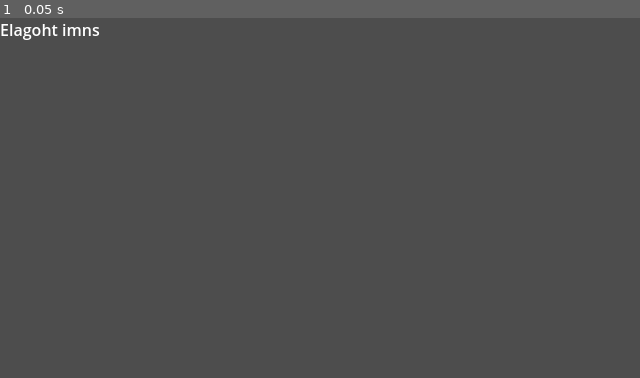
Above: before the commit, frame 1.
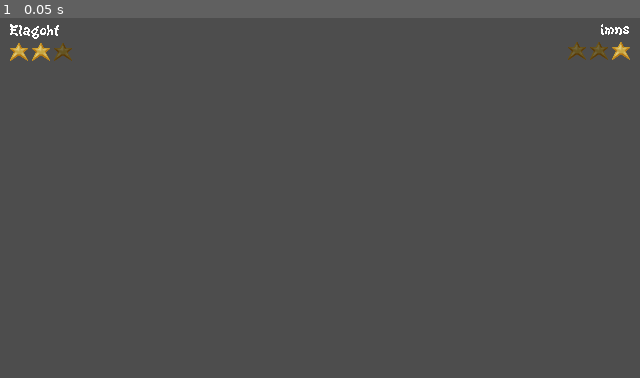
Above: after the commit, the same moment.

Repository: Elagoht/TetraBros
Game: Godot game, scene res://hud/scoreboard/ScoreBoard.tscn
Same seed, same stepped clock (60 frames per second), same inputs: the game is played once before the commit and once after it. This scene is started directly instead of the project's main scene.
Inputs:
- Up to frame 1 (0.05 s): no input

The runs differ from the first frame. In frame 1, 0.8% of the frame differs, in the area x 0-99%, y 1-12%.

Commit message:
feat: enhance player HUD with alignment adjustments and theme integration

Diff:
--- a/hud/scoreboard/ScoreBoard.tscn
+++ b/hud/scoreboard/ScoreBoard.tscn
@@ -8,20 +8,21 @@
 anchors_preset = 0
 script = ExtResource("1_eipgc")
 
-[node name="AspectRatioContainer" type="AspectRatioContainer" parent="."]
-layout_mode = 0
-offset_right = 40.0
-offset_bottom = 40.0
-
-[node name="HBoxContainer" type="HBoxContainer" parent="AspectRatioContainer"]
+[node name="PlayerHUD" parent="." instance=ExtResource("1_hojm0")]
 layout_mode = 2
-
-[node name="PlayerHUD" parent="AspectRatioContainer/HBoxContainer" instance=ExtResource("1_hojm0")]
-layout_mode = 2
+offset_left = 10.0
+offset_top = 5.0
+offset_right = 68.0
+offset_bottom = 32.0
 player_name = "Elagoht"
 
-[node name="Player2HUD" parent="AspectRatioContainer/HBoxContainer" instance=ExtResource("1_hojm0")]
+[node name="Player2HUD" parent="." instance=ExtResource("1_hojm0")]
 layout_mode = 2
+offset_left = 568.0
+offset_top = 4.0
+offset_right = 626.0
+offset_bottom = 31.0
+alignment = 2
 player_name = "imns"
 id = 1
 revert = true
--- a/hud/scoreboard/player_hud.gd
+++ b/hud/scoreboard/player_hud.gd
@@ -7,6 +7,8 @@
 
 func _ready() -> void:
 	$PlayerName.text = player_name
+	if revert:
+		$PlayerName.horizontal_alignment = 2
 
 func update_score(new_score: int) -> void:
 	var stars = []
@@ -19,9 +21,9 @@
 	if revert:
 		stars.reverse()
 
-	clear_container($StarsContainer)
+	clear_container($Stars)
 	for star in stars:
-		$StarsContainer.add_child(star)
+		$Stars.add_child(star)
 
 func clear_container(container: Control) -> void:
 	for child in container.get_children():
--- a/hud/scoreboard/player_hud.tscn
+++ b/hud/scoreboard/player_hud.tscn
@@ -1,12 +1,19 @@
-[gd_scene load_steps=2 format=3 uid="uid://kki1dbdcnjfp"]
+[gd_scene load_steps=4 format=3 uid="uid://kki1dbdcnjfp"]
 
 [ext_resource type="Script" uid="uid://dk6lhq52t2x0n" path="res://hud/scoreboard/player_hud.gd" id="1_11wgq"]
+[ext_resource type="FontFile" uid="uid://lawbeh6q3yw7" path="res://fonts/KiwiSoda.ttf" id="2_i3tah"]
+
+[sub_resource type="Theme" id="Theme_lbb38"]
+default_font = ExtResource("2_i3tah")
 
 [node name="PlayerHUD" type="VBoxContainer"]
+offset_right = 320.0
+offset_bottom = 64.0
 script = ExtResource("1_11wgq")
 
 [node name="PlayerName" type="Label" parent="."]
 layout_mode = 2
+theme = SubResource("Theme_lbb38")
 text = "Elagoht"
 
 [node name="Stars" type="HBoxContainer" parent="."]
--- a/hud/scoreboard/score_board.gd
+++ b/hud/scoreboard/score_board.gd
@@ -1,11 +1,14 @@
 extends Control
 
 @onready var huds := [
-	$AspectRatioContainer/HBoxContainer/PlayerHUD,
-	$AspectRatioContainer/HBoxContainer/Player2HUD
+	$PlayerHUD,
+	$Player2HUD
 ]
 
-@onready var score = Vector2i.ZERO
+@onready var score = Vector2i(2,1)
+
+func _ready() -> void:
+	update_scoreboard()
 
 func update_scoreboard() -> void:
 	for player in range(2):
